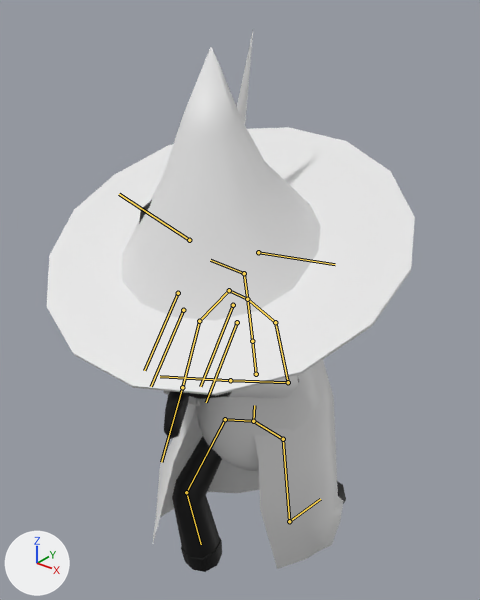
One commit to the FBX model Ben Movement/Assets/Models/Sheep.fbx: the scene before it, then after it.
Both versions are drawn from a 50 mm camera at (1.23, -1.54, 1.54) aimed at (-0.08, 0.11, 0.52). The lights are fixed; the arrows at lower left show +X, +Y and +Z. Both versions are drawn at frame 13 of the action 'Sheep_Skeleton|Attack01'; the numbers are the values there. The bones that bend it are drawn over the model as lines.

Names of what the first picture shows: 'Cube.004', 'Plane', 'Robes', 'Wool', 'hat'.
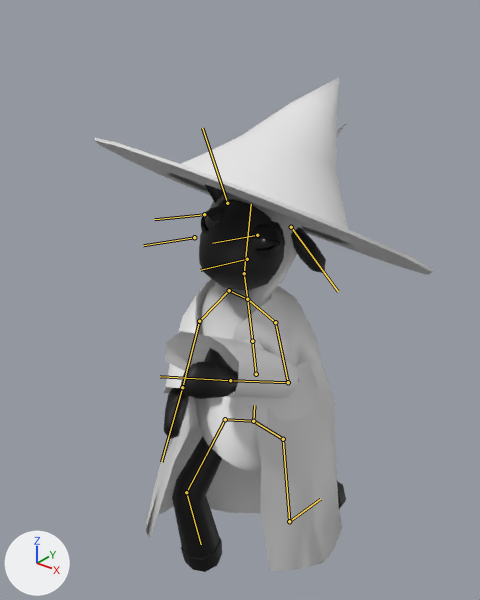
Location of each change, (x1, y1, x2, y2) in pixels of the pictures (480 x 600 px):
'hat', posed (8% narrower, 45% shorter)
    before: (47, 32, 415, 396)
    after: (94, 77, 434, 275)
'Robes', posed
    before: (153, 360, 343, 569)
    after: (146, 278, 342, 571)
'Cube.004', posed
    before: (139, 200, 152, 224)
    after: (204, 184, 326, 273)
bone 'HeadBone', root to tip
    before: (244, 273) to (210, 260)
    after: (244, 273) to (251, 204)

What changed in the scene script:
```text
Change bone_headbone:
    where bone_headbone = bpy.data.objects['Sheep_Skeleton'].pose.bones['HeadBone']  # child of 'NeckBone'
    bone_headbone.rotation_quaternion: (0.963, 0.193, 0.163, -0.099) -> (0.952, -0.271, 0.122, -0.078)  # degrees (21, 21, -8) -> degrees (-33, 11, -13)
```
